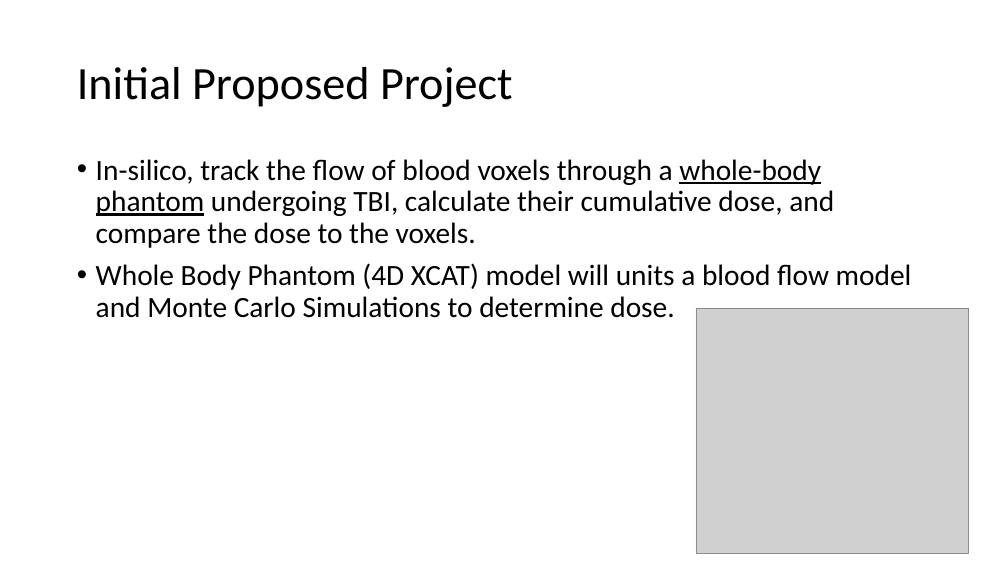
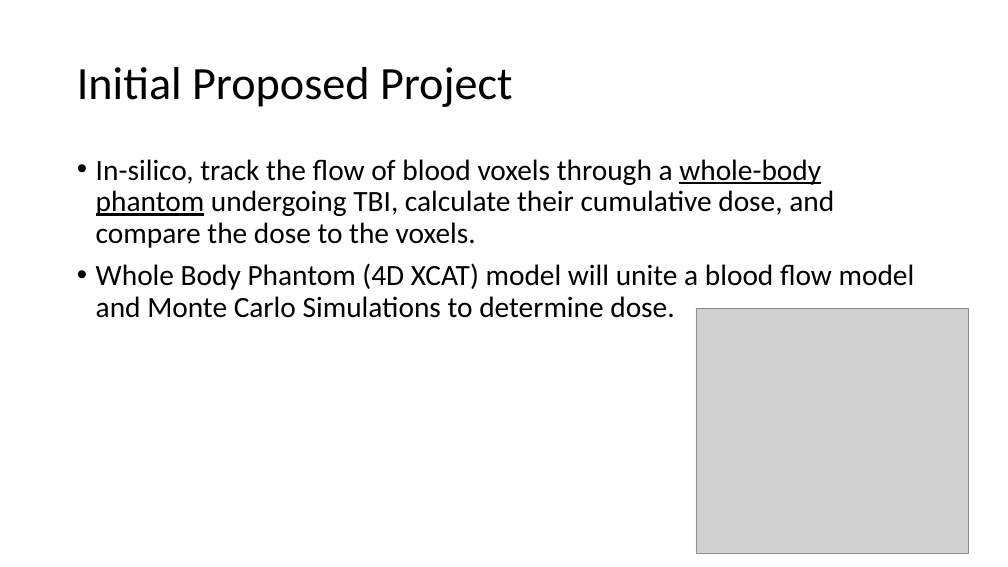
Before and after one commit to CNorthwayMedPhys/Full-Body-Flow-Model-Project, a slide deck: slide 5 of Working Documents/Committee Meeting.pptx. Drawn at 1008x567 pixels with LibreOffice and Linux fonts; fonts in the diff are those of the drawing; grey boxes stand for pictures. Boxes give left, top, right and bottom in pixels: in the first picture for what was removed or moved away, otherwise in the second. Text is boxed around its words. In the diff, an @@ line names an element or a change of style, - is before the commit and + after.

```diff
--- a/Working Documents/Committee Meeting.pptx
+++ b/Working Documents/Committee Meeting.pptx
@@ text at <box>96,263,915,318</box>: text changed @@
-• Whole Body Phantom (4D XCAT) model will units a blood flow model and Monte Carlo Simulations to determine dose.
+• Whole Body Phantom (4D XCAT) model will unite a blood flow model and Monte Carlo Simulations to determine dose.
```
Also in this commit, not shown: 9 other slides changed, 7 slides added.
